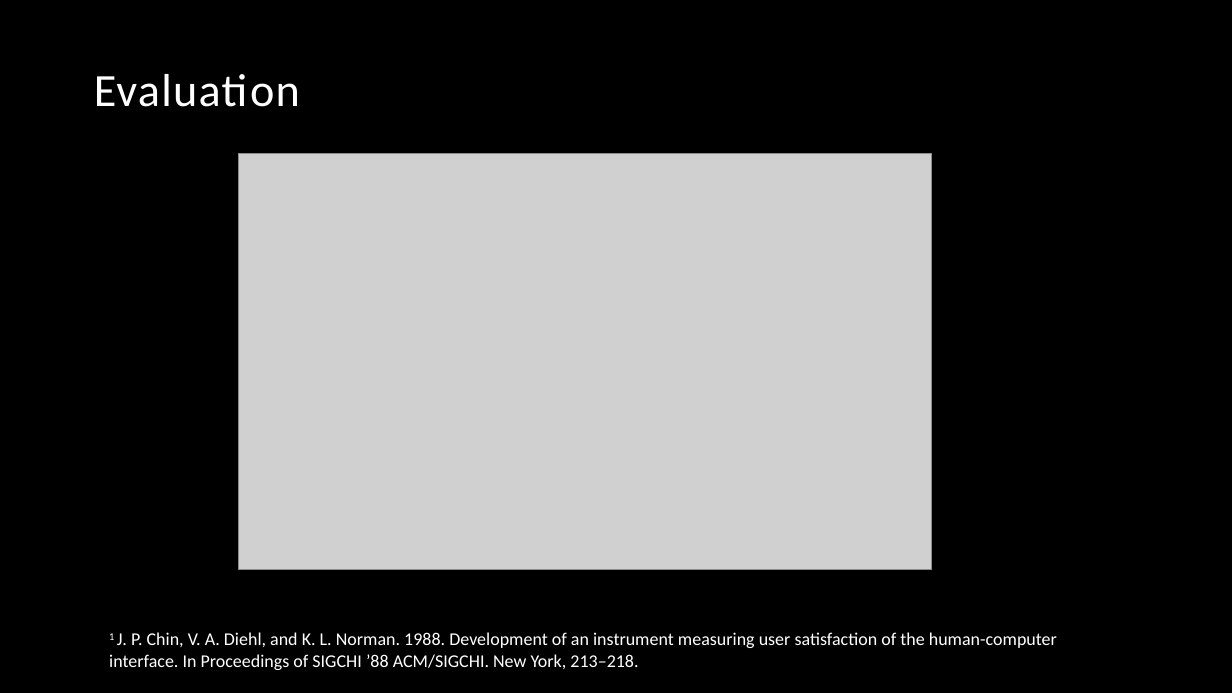
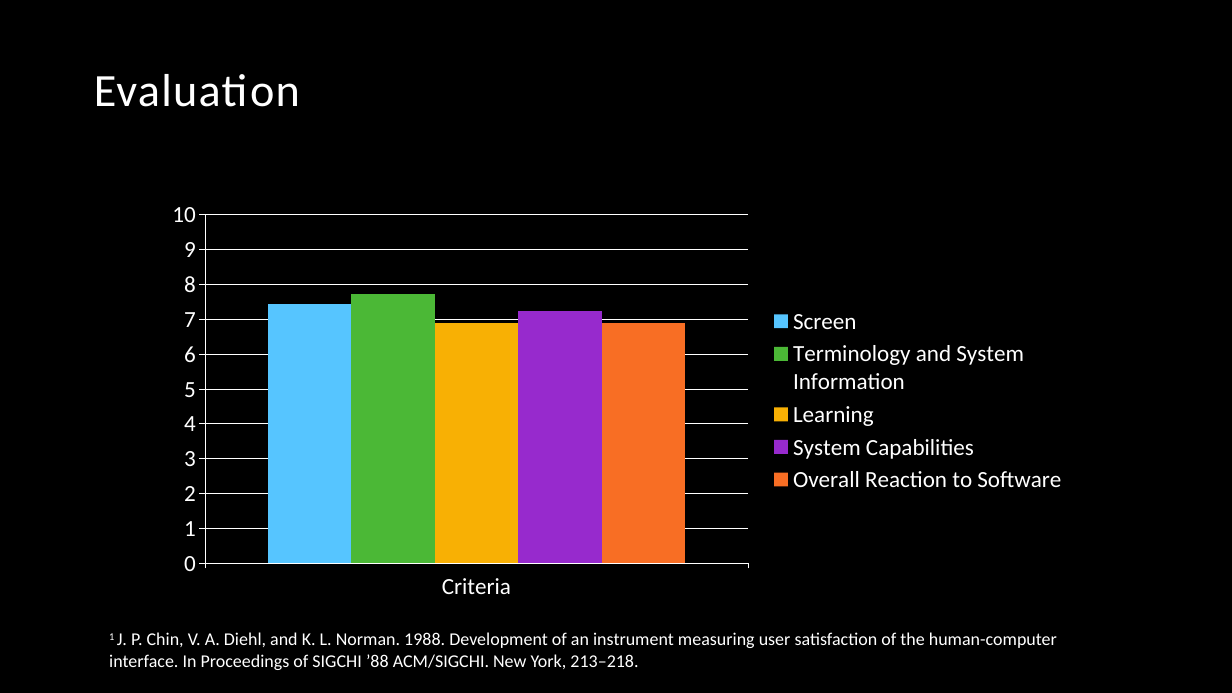
Before and after one commit to vincentpaul12/SkyLab-Files, a slide deck: slide 18 of pcsc_skylab.pptx. Drawn at 1232x693 pixels with LibreOffice and Linux fonts; fonts in the diff are those of the drawing; grey boxes stand for pictures; background and template pictures are left out. Boxes give left, top, right and bottom in pixels: in the first picture for what was removed or moved away, otherwise in the second. Text is boxed around its words. In the diff, an @@ line names an element or a change of style, - is before the commit and + after.

```diff
--- a/pcsc_skylab.pptx
+++ b/pcsc_skylab.pptx
@@ picture removed at (x1=238, y1=154, x2=932, y2=570) @@
@@ column chart added at (x1=153, y1=192, x2=1077, y2=608) @@
+categories: Criteria
+Screen: 7.4
+Terminology and System Information: 7.7
+Learning: 6.9
+System Capabilities: 7.2
+Overall Reaction to Software: 6.9
```
Also in this commit, not shown: 7 other slides changed, 7 slides added, 4 slides removed.
